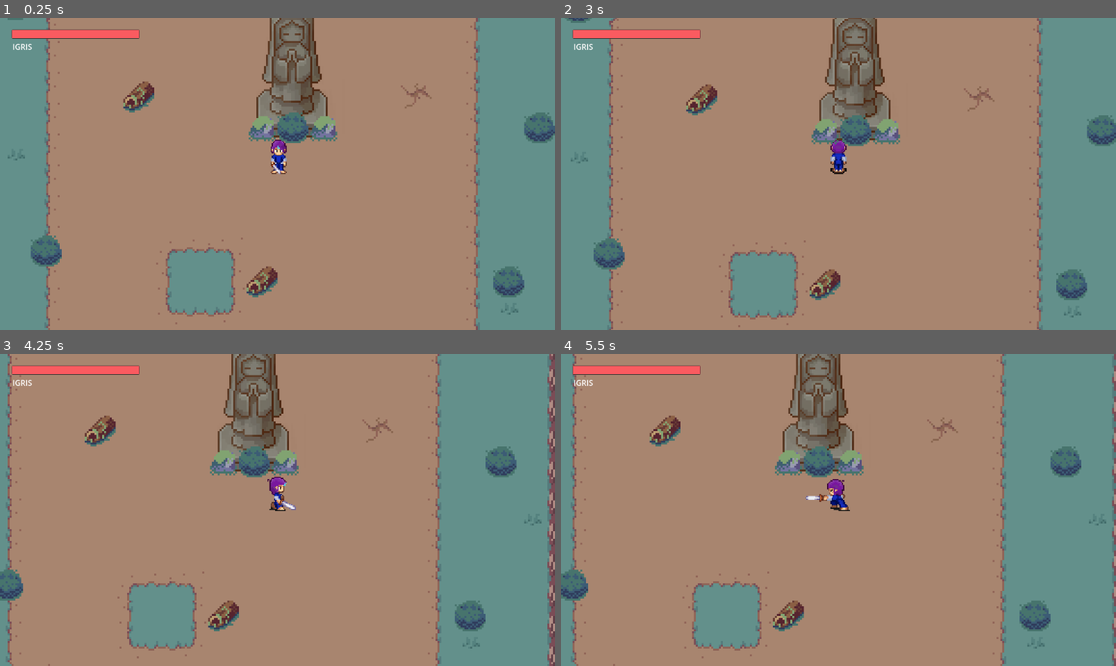
Above: before the commit, frames 1-4 (two rows, left to right).
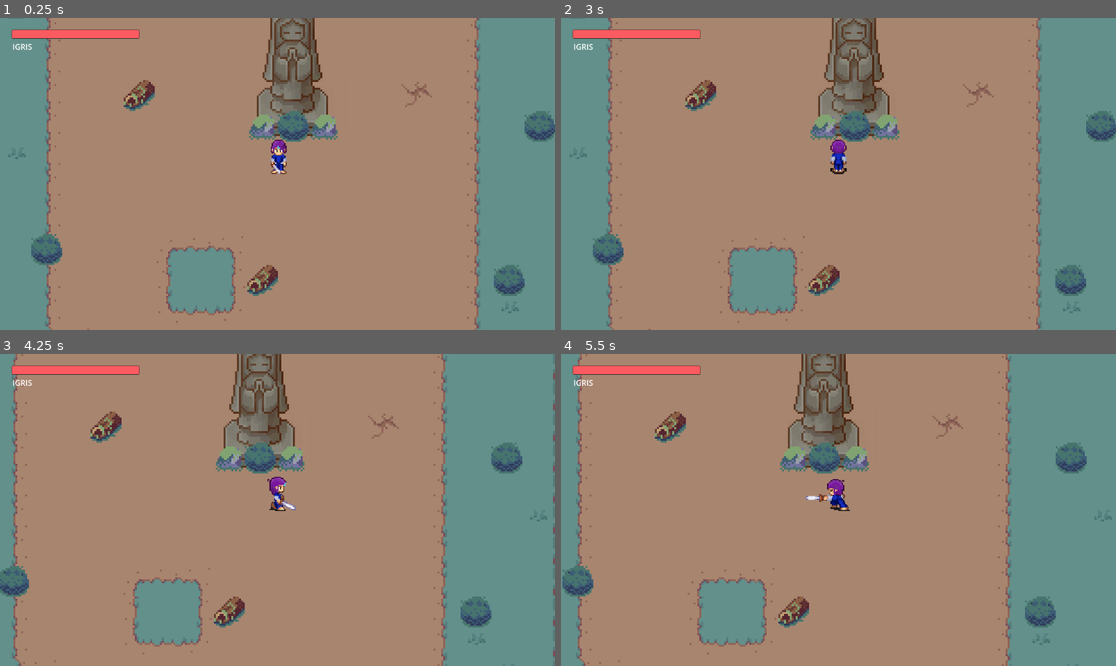
Above: after the commit, the same moments.

Repository: TekgameHorizon/TRACE
Game: Godot game, scene res://Scenes/Level_Scenes/level_2.tscn
Two runs of this game, one before a commit and one after it. Both use one fixed random seed, a clock stepped at 60 frames per second and the inputs below. This scene is started directly instead of the project's main scene.
Inputs:
- Up to frame 1 (0.25 s): no input
- Up to frame 2 (3 s): tap J (attack) at 0.6, 1.55, 2.3 s; tap S (Belakang) at 1.35 s; tap Space (Dash) at 2.1 s; tap Enter at 2.75 s; tap W (Depan) at 2.85 s
- Up to frame 3 (4.25 s): tap J (attack) at 3.05, 3.8 s; hold D (Kanan) from 3.53 s (still down)
- Up to frame 4 (5.5 s): release D (Kanan) at 4.28 s; tap A (Kiri) at 4.35 s; tap J (attack) at 4.55, 5.1 s

The runs differ from the first frame. In frame 1, 3.1% of the frame differs, in the area x 1-100%, y 0-100%; in frame 2, 5.8%; in frame 3, 9.3%, in the area x 0-100%, y 0-100%; in frame 4, 8.4%.

Commit message:
fix beberapa bug

Diff:
--- a/AnimationSprite/Level 2/Kuntilanakkepala3.tres
+++ b/AnimationSprite/Level 2/Kuntilanakkepala3.tres
@@ -1855,7 +1855,7 @@
 }],
 "loop": true,
 "name": &"Mati",
-"speed": 5.0
+"speed": 10.0
 }, {
 "frames": [{
 "duration": 1.0,
--- a/AnimationSprite/Level 3/ORGBatak.tres
+++ b/AnimationSprite/Level 3/ORGBatak.tres
@@ -829,7 +829,7 @@
 "duration": 1.0,
 "texture": SubResource("AtlasTexture_ayiqa")
 }],
-"loop": true,
+"loop": false,
 "name": &"Proyektil jalan",
 "speed": 5.0
 }, {
--- a/Scenes/Character_Scenes/Player/PlayerSword.tscn
+++ b/Scenes/Character_Scenes/Player/PlayerSword.tscn
@@ -6,11 +6,11 @@
 [ext_resource type="PackedScene" uid="uid://dv4eoxn41kg84" path="res://Scenes/Character_Scenes/healthBar/healthBar.tscn" id="4_4slos"]
 
 [sub_resource type="CapsuleShape2D" id="CapsuleShape2D_4c76t"]
-radius = 6.0
-height = 20.0
+radius = 7.0
+height = 24.0
 
 [sub_resource type="CircleShape2D" id="CircleShape2D_8mo4a"]
-radius = 5.0
+radius = 4.79736
 
 [node name="PlayerSword" type="CharacterBody2D"]
 collision_layer = 3
--- a/Scenes/Level 1/BeguGanjar.tscn
+++ b/Scenes/Level 1/BeguGanjar.tscn
@@ -45,6 +45,8 @@
 
 [node name="IdleSFX" type="AudioStreamPlayer" parent="SFX"]
 stream = ExtResource("3_usrtg")
+volume_db = -80.0
+pitch_scale = 0.01
 
 [node name="CanvasLayer" type="CanvasLayer" parent="."]
 
@@ -58,6 +60,7 @@
 offset_bottom = 0.0
 grow_horizontal = 2
 grow_vertical = 0
+max_value = 250.0
 metadata/_edit_use_anchors_ = true
 
 [node name="Label" type="Label" parent="CanvasLayer"]
--- a/Scenes/Level 1/BunekaKayu.tscn
+++ b/Scenes/Level 1/BunekaKayu.tscn
@@ -6,6 +6,7 @@
 [ext_resource type="PackedScene" uid="uid://dv4eoxn41kg84" path="res://Scenes/Character_Scenes/healthBar/healthBar.tscn" id="4_y8umg"]
 
 [sub_resource type="CapsuleShape2D" id="CapsuleShape2D_epi3p"]
+radius = 8.0
 
 [sub_resource type="CircleShape2D" id="CircleShape2D_o0dja"]
 radius = 44.0454
@@ -23,6 +24,7 @@
 scale = Vector2(0.734375, 0.734375)
 sprite_frames = ExtResource("2_ioapi")
 animation = &"idle_down"
+autoplay = "idle_down"
 
 [node name="CollisionShape2D" type="CollisionShape2D" parent="."]
 position = Vector2(0, -1)
--- a/Scenes/Level 2/kuntilanakkepala_3.tscn
+++ b/Scenes/Level 2/kuntilanakkepala_3.tscn
@@ -12,7 +12,7 @@
 radius = 44.0454
 
 [sub_resource type="CapsuleShape2D" id="CapsuleShape2D_kx8iw"]
-radius = 14.0
+radius = 17.0
 height = 46.0
 
 [node name="Kuntilanakkepala3" type="CharacterBody2D"]
@@ -21,6 +21,8 @@
 [node name="AnimatedSprite2D" type="AnimatedSprite2D" parent="."]
 sprite_frames = ExtResource("1_yx0k8")
 animation = &"Attack depan"
+autoplay = "Attack depan"
+frame_progress = 0.781569
 
 [node name="CollisionShape2D" type="CollisionShape2D" parent="."]
 position = Vector2(0, 8)
@@ -51,6 +53,7 @@
 offset_bottom = 0.0
 grow_horizontal = 2
 grow_vertical = 0
+max_value = 250.0
 metadata/_edit_use_anchors_ = true
 
 [node name="Label" type="Label" parent="CanvasLayer"]
--- a/Scenes/Level 3/OrangBatak.tscn
+++ b/Scenes/Level 3/OrangBatak.tscn
@@ -1,12 +1,13 @@
-[gd_scene load_steps=7 format=3 uid="uid://dg2unlj0u8oa0"]
+[gd_scene load_steps=8 format=3 uid="uid://dg2unlj0u8oa0"]
 
 [ext_resource type="Script" path="res://Scripts/Char_Scripts/OrangBatak.gd" id="1_3hc03"]
 [ext_resource type="SpriteFrames" uid="uid://1nv7vw4b2nwr" path="res://AnimationSprite/Level 3/ORGBatak.tres" id="1_usk5h"]
+[ext_resource type="PackedScene" uid="uid://dvf768jfac1gg" path="res://Scenes/Level 3/tembakan.tscn" id="2_2po40"]
 [ext_resource type="PackedScene" uid="uid://dv4eoxn41kg84" path="res://Scenes/Character_Scenes/healthBar/healthBar.tscn" id="3_ano7d"]
 
 [sub_resource type="CapsuleShape2D" id="CapsuleShape2D_s2rqn"]
-radius = 9.0
-height = 36.0
+radius = 17.0
+height = 34.0
 
 [sub_resource type="CircleShape2D" id="CircleShape2D_ydvex"]
 radius = 133.06
@@ -17,14 +18,7 @@
 [node name="OrangBatak" type="CharacterBody2D"]
 script = ExtResource("1_3hc03")
 
-[node name="tembakan" type="AnimatedSprite2D" parent="."]
-sprite_frames = ExtResource("1_usk5h")
-animation = &"Proyektil jalan"
-autoplay = "Proyektil jalan"
-frame_progress = 0.0382418
-
-[node name="tembakancollision" type="CollisionShape2D" parent="tembakan"]
-shape = SubResource("CapsuleShape2D_s2rqn")
+[node name="tembakan" parent="." instance=ExtResource("2_2po40")]
 
 [node name="AnimatedSprite2D" type="AnimatedSprite2D" parent="."]
 sprite_frames = ExtResource("1_usk5h")
@@ -33,6 +27,7 @@
 frame_progress = 0.271374
 
 [node name="CollisionShape2D" type="CollisionShape2D" parent="."]
+position = Vector2(0, 7)
 shape = SubResource("CapsuleShape2D_s2rqn")
 
 [node name="DetectionArea" type="Area2D" parent="."]
@@ -45,6 +40,7 @@
 [node name="EnemyHitbox" type="Area2D" parent="."]
 
 [node name="CollisionShape2D" type="CollisionShape2D" parent="EnemyHitbox"]
+position = Vector2(0, 7)
 shape = SubResource("CircleShape2D_ofs18")
 
 [node name="HealthBar" parent="." instance=ExtResource("3_ano7d")]
--- /dev/null
+++ b/Scenes/Level 3/tembakan.tscn
@@ -0,0 +1,19 @@
+[gd_scene load_steps=3 format=3 uid="uid://dvf768jfac1gg"]
+
+[ext_resource type="SpriteFrames" uid="uid://1nv7vw4b2nwr" path="res://AnimationSprite/Level 3/ORGBatak.tres" id="2_7yxi7"]
+
+[sub_resource type="CapsuleShape2D" id="CapsuleShape2D_s2rqn"]
+radius = 5.0
+height = 10.0
+
+[node name="tembakan" type="CharacterBody2D"]
+
+[node name="tembakan" type="AnimatedSprite2D" parent="."]
+sprite_frames = ExtResource("2_7yxi7")
+animation = &"Proyektil jalan"
+autoplay = "Proyektil jalan"
+frame = 5
+frame_progress = 1.0
+
+[node name="CollisionShape2D" type="CollisionShape2D" parent="."]
+shape = SubResource("CapsuleShape2D_s2rqn")
--- a/Scripts/Char_Scripts/BeguGanjar.gd
+++ b/Scripts/Char_Scripts/BeguGanjar.gd
@@ -1,7 +1,7 @@
 extends CharacterBody2D
 @onready var healthbar = $CanvasLayer/HealthBar
 
-var SPEED = 45
+var SPEED = 40
 var player_chase = false
 var player = null
 var is_attacking = false
@@ -39,7 +39,7 @@
 			# Mengurangi darah pemain setiap detik
 			if !is_attacking:
 				attack_timer += delta
-				if attack_timer >= 1.0:  # Setiap detik
+				if attack_timer >= 3.0:  # Setiap detik
 					attack_timer = 0  # Reset timer
 					if player.has_method("decrease_health"):  # Pastikan player memiliki metode decrease_health
 						player.decrease_health(1)  # Mengurangi darah pemain 5 per detik
--- a/Scripts/Char_Scripts/BonekaKayu.gd
+++ b/Scripts/Char_Scripts/BonekaKayu.gd
@@ -6,8 +6,8 @@
 var player_chase = false
 var player = null
 var is_attacking = false
-var ATTACK_DISTANCE = 20 # Jarak untuk memasuki serangan
-var START_DISTANCE = 14  # Jarak berhenti mengejar player
+var ATTACK_DISTANCE = 30 # Jarak untuk memasuki serangan
+var START_DISTANCE = 20  # Jarak berhenti mengejar player
 var start_position = Vector2()  # Posisi awal enemy
 var attack_timer = 0.0  # Timer untuk menghitung detik saat menyerang
 var enemy_health = 100
@@ -36,7 +36,7 @@
 			# Mengurangi darah pemain setiap detik
 			if !is_attacking:
 				attack_timer += delta
-				if attack_timer >= 1.0:  # Setiap detik
+				if attack_timer >= 3.0:  # Setiap detik
 					attack_timer = 0  # Reset timer
 					if player.has_method("decrease_health"):  # Pastikan player memiliki metode decrease_health
 						player.decrease_health(5)  # Mengurangi darah pemain 5 per detik
--- a/Scripts/Char_Scripts/OrangBatak.gd
+++ b/Scripts/Char_Scripts/OrangBatak.gd
@@ -11,7 +11,8 @@
 var attack_timer = 0.0  # Timer untuk menghitung detik saat menyerang
 var enemy_health = 100
 
-var bullet_speed = 80
+var bullet_speed = 70
+var bullet_ready = true  # Peluru siap ditembakkan
 @onready var bullet = $tembakan  # Node AnimatedSprite2D untuk peluru
 
 func _ready():
@@ -29,7 +30,7 @@
 			position += (player.position - position).normalized() * SPEED * delta
 			$AnimatedSprite2D.play("Move kanan")
 			$AnimatedSprite2D.flip_h = (player.position.x - position.x) < 0
-		elif distance_to_player <= ATTACK_DISTANCE:
+		elif distance_to_player <= ATTACK_DISTANCE and bullet_ready:
 			spawn_bullet()
 		else:
 			$AnimatedSprite2D.play("Idle depan")
@@ -47,9 +48,10 @@
 
 # Spawn tembakan di posisi enemy dan gerakkan ke arah player
 func spawn_bullet():
-	if not bullet.visible:
+	if not bullet.visible and bullet_ready:
 		bullet.global_position = global_position
 		bullet.visible = true
+		bullet_ready = false  # Matikan status bullet_ready
 		$AnimatedSprite2D.play("Attack kanan")
 
 # Gerakkan peluru ke arah player
@@ -63,6 +65,14 @@
 				bullet.visible = false  # Hilangkan peluru
 				if player.has_method("decrease_health"):
 					player.decrease_health(3)
+
+				# Mulai animasi "Attack kanan" dan tunggu selama 2 detik
+				$AnimatedSprite2D.play("Attack kanan")
+				var timer = get_tree().create_timer(2.0)
+				await timer.timeout  # Tunggu sampai timer selesai
+
+				bullet_ready = true  # Peluru siap lagi
+
 
 # Called when the hitbox detects a collision
 func _on_hitbox_area_entered(body: Node2D) -> void:
--- a/Scripts/Char_Scripts/kuntilanak.gd
+++ b/Scripts/Char_Scripts/kuntilanak.gd
@@ -5,8 +5,8 @@
 var player_chase = false
 var player = null
 var is_attacking = false
-var ATTACK_DISTANCE = 20 # Jarak untuk memasuki serangan
-var START_DISTANCE = 14  # Jarak berhenti mengejar player
+var ATTACK_DISTANCE = 30 # Jarak untuk memasuki serangan
+var START_DISTANCE = 20 # Jarak berhenti mengejar player
 var start_position = Vector2()  # Posisi awal enemy
 var attack_timer = 0.0  # Timer untuk menghitung detik saat menyerang
 var enemy_health = 100
@@ -36,7 +36,7 @@
 			# Mengurangi darah pemain setiap detik
 			if !is_attacking:
 				attack_timer += delta
-				if attack_timer >= 1.0:  # Setiap detik
+				if attack_timer >= 2.7:  # Setiap detik
 					attack_timer = 0  # Reset timer
 					if player.has_method("decrease_health"):  # Pastikan player memiliki metode decrease_health
 						player.decrease_health(5)  # Mengurangi darah pemain 5 per detik
--- a/Scripts/Char_Scripts/kuntilanakkepala_3.gd
+++ b/Scripts/Char_Scripts/kuntilanakkepala_3.gd
@@ -5,8 +5,8 @@
 var player_chase = false
 var player = null
 var is_attacking = false
-var ATTACK_DISTANCE = 20 # Jarak untuk memasuki serangan
-var START_DISTANCE = 14  # Jarak berhenti mengejar player
+var ATTACK_DISTANCE = 40# Jarak untuk memasuki serangan
+var START_DISTANCE = 30  # Jarak berhenti mengejar player
 var start_position = Vector2()  # Posisi awal enemy
 var attack_timer = 0.0  # Timer untuk menghitung detik saat menyerang
 var enemy_health = 250
@@ -38,7 +38,7 @@
 			# Mengurangi darah pemain setiap detik
 			if !is_attacking:
 				attack_timer += delta
-				if attack_timer >= 1.0:  # Setiap detik
+				if attack_timer >= 2.7:  # Setiap detik
 					attack_timer = 0  # Reset timer
 					if player.has_method("decrease_health"):  # Pastikan player memiliki metode decrease_health
 						player.decrease_health(5)  # Mengurangi darah pemain 5 per detik
--- a/Scripts/Char_Scripts/player.gd
+++ b/Scripts/Char_Scripts/player.gd
@@ -1,8 +1,8 @@
 extends CharacterBody2D
 @onready var healthbar = $CanvasLayer/HealthBar
 
-const SPEED = 120
-const DASH_SPEED = 300
+const SPEED = 100
+const DASH_SPEED = 200
 const DASH_TIME = 0.2
 
 var current_dir = "none"
